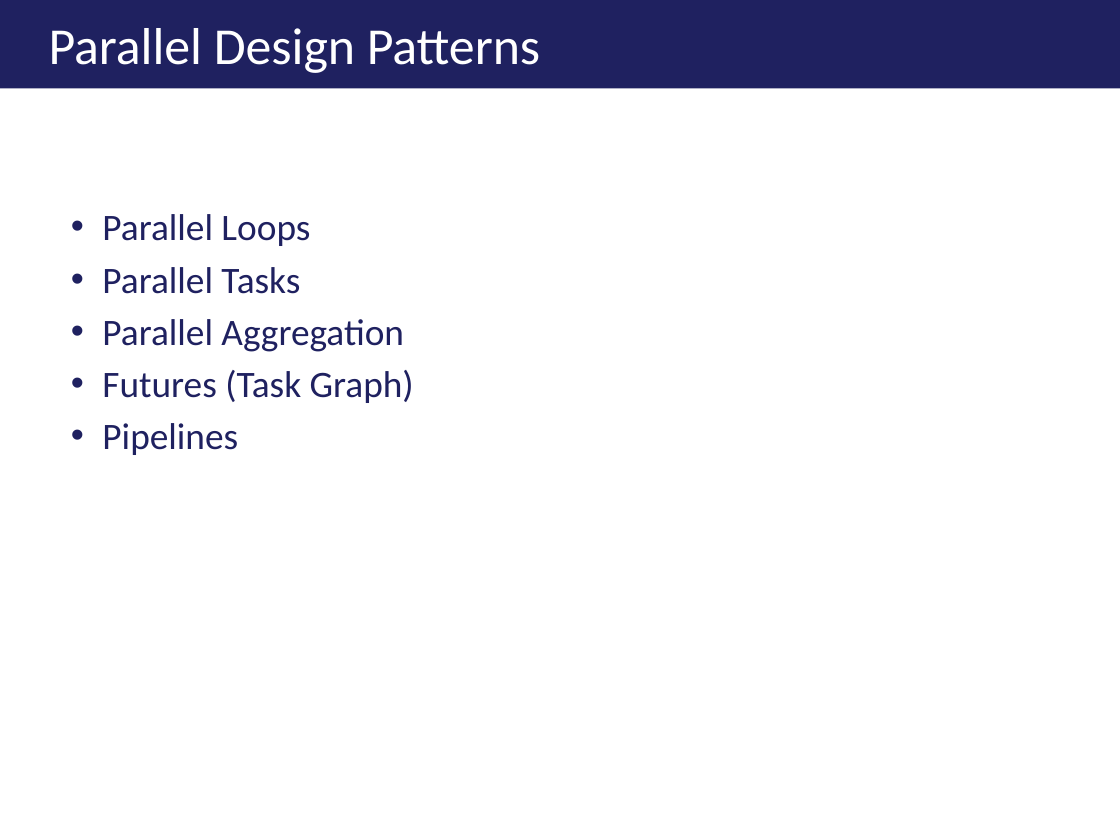
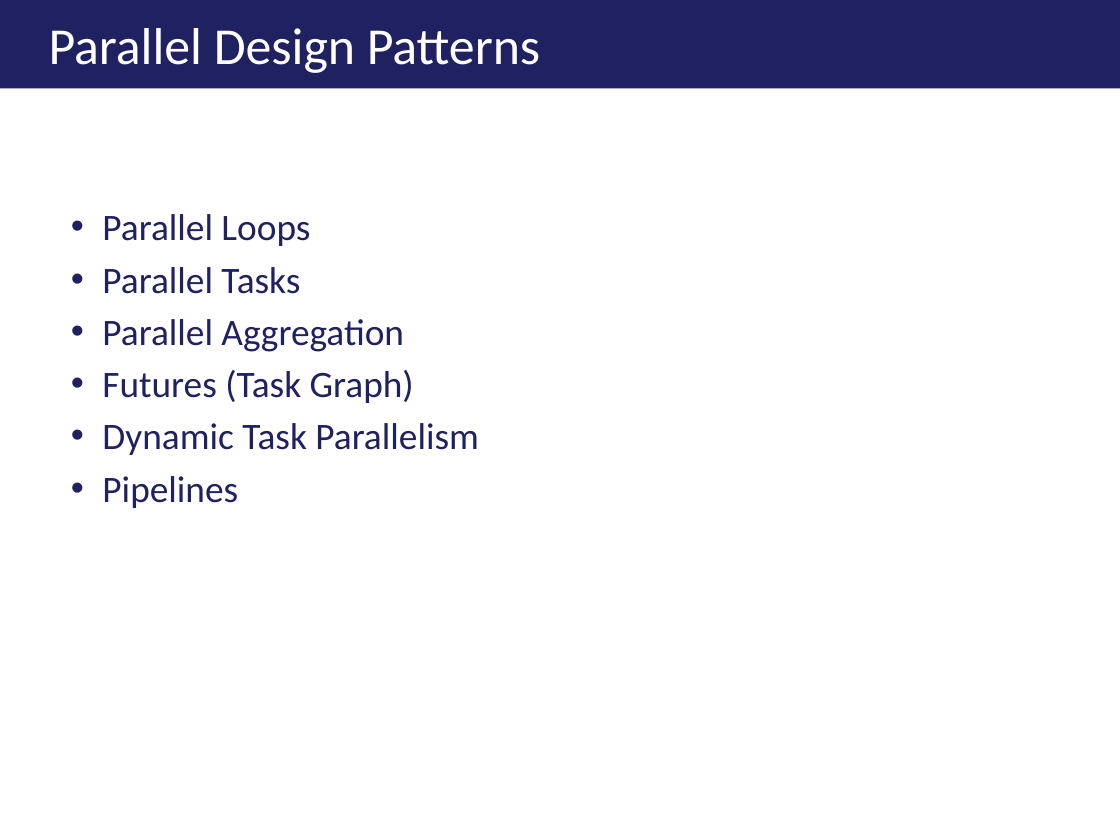
Before and after one commit to ericburcham/THasyINKnc, a slide deck: slide 17 of Presentation/THasINKync - 4x3.pptx. Drawn at 1120x840 pixels with LibreOffice and Linux fonts; fonts in the diff are those of the drawing. Boxes give left, top, right and bottom in pixels: in the first picture for what was removed or moved away, otherwise in the second. Text is boxed around its words. In the diff, an @@ line names an element or a change of style, - is before the commit and + after.

Commit message:
Adding Dynamic Task Paralellism example?

```diff
--- a/Presentation/THasINKync - 4x3.pptx
+++ b/Presentation/THasINKync - 4x3.pptx
@@ text at box(102, 423, 479, 455): paragraph added @@
+• Dynamic Task Parallelism
```
Also in this commit, not shown: 1 other slide changed, 8 other files.
